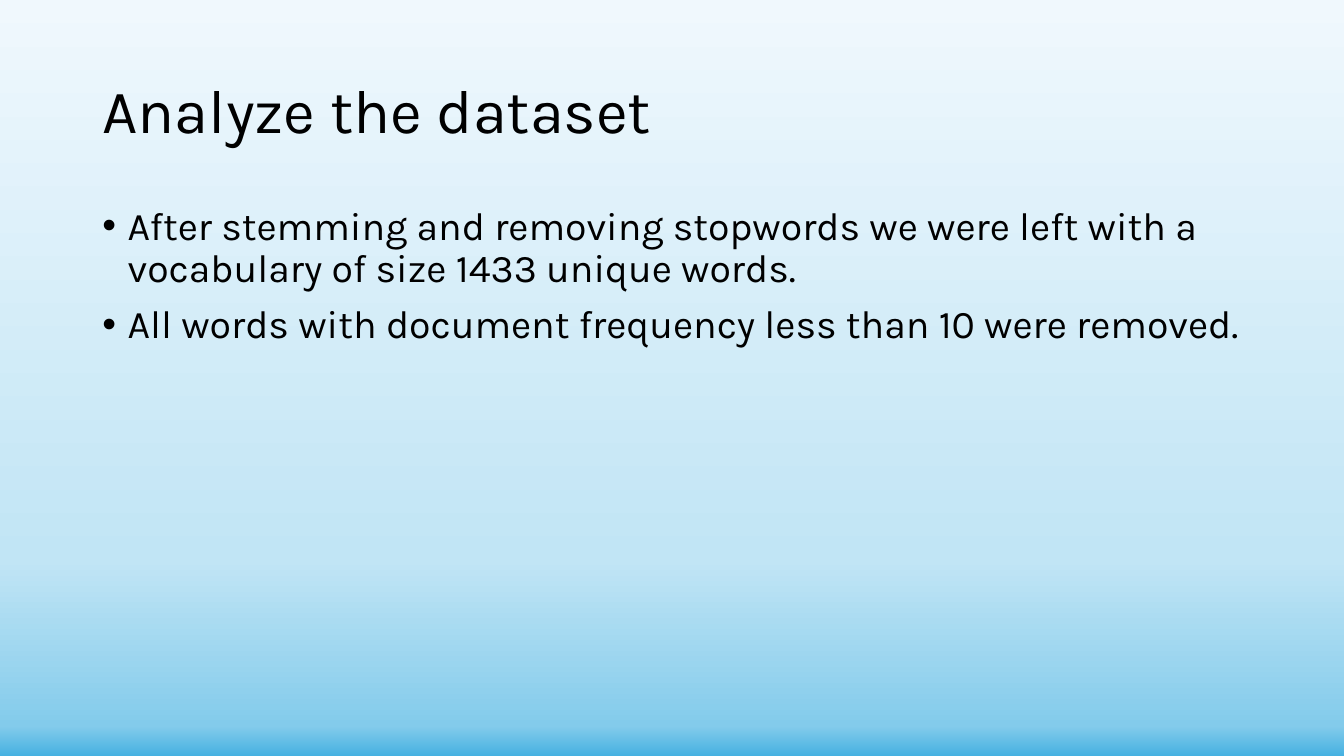
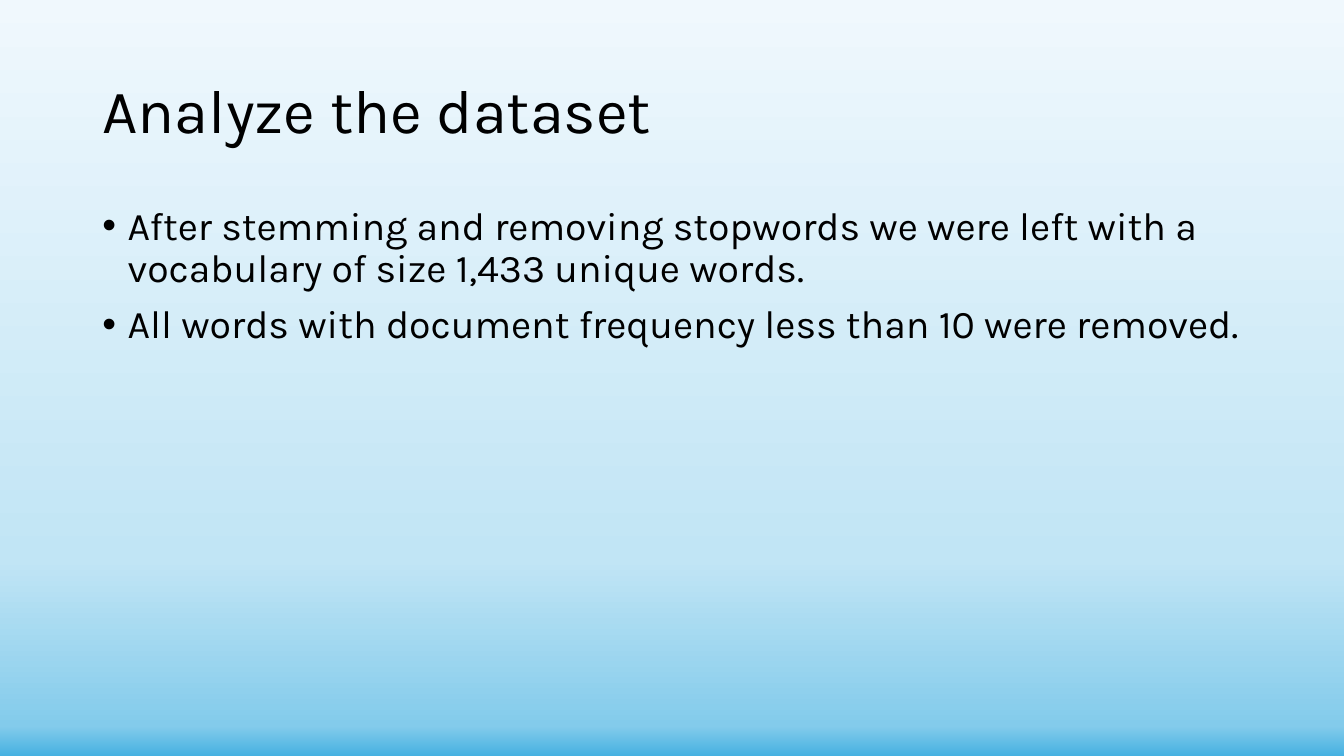
Before and after one commit to shachar700/Graph-Embedding, a slide deck: slide 7 of doc/Graph-Embedding Presentation.pptx. Drawn at 1344x756 pixels with LibreOffice and Linux fonts; fonts in the diff are those of the drawing. Boxes give left, top, right and bottom in pixels: in the first picture for what was removed or moved away, otherwise in the second. Text is boxed around its words. In the diff, an @@ line names an element or a change of style, - is before the commit and + after.

```diff
--- a/doc/Graph-Embedding Presentation.pptx
+++ b/doc/Graph-Embedding Presentation.pptx
@@ text at box(128, 213, 1197, 292): text changed @@
-• After stemming and removing stopwords we were left with a vocabulary of size 1433 unique words.
+• After stemming and removing stopwords we were left with a vocabulary of size 1,433 unique words.
```
Also in this commit, not shown: 11 other slides changed, 1 other file.
